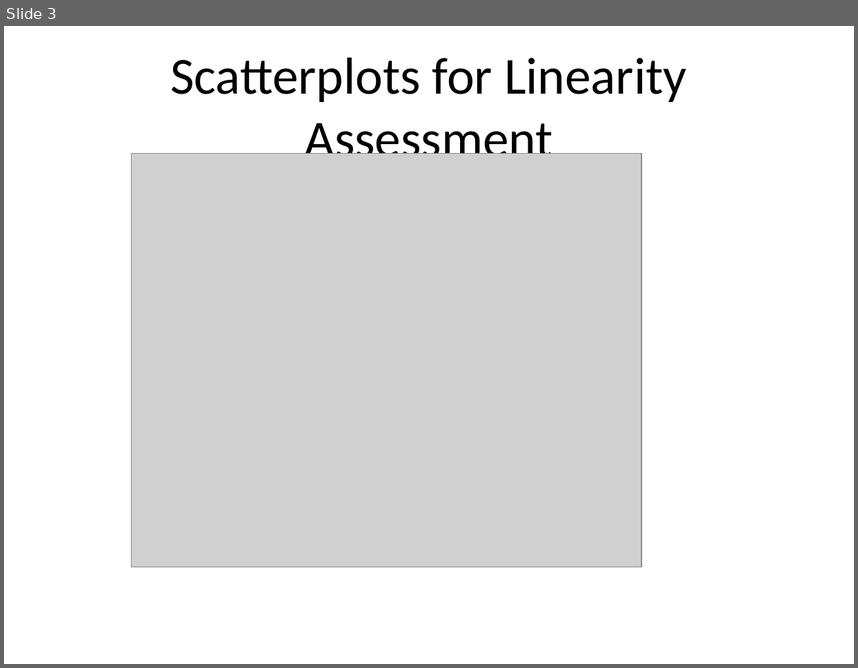
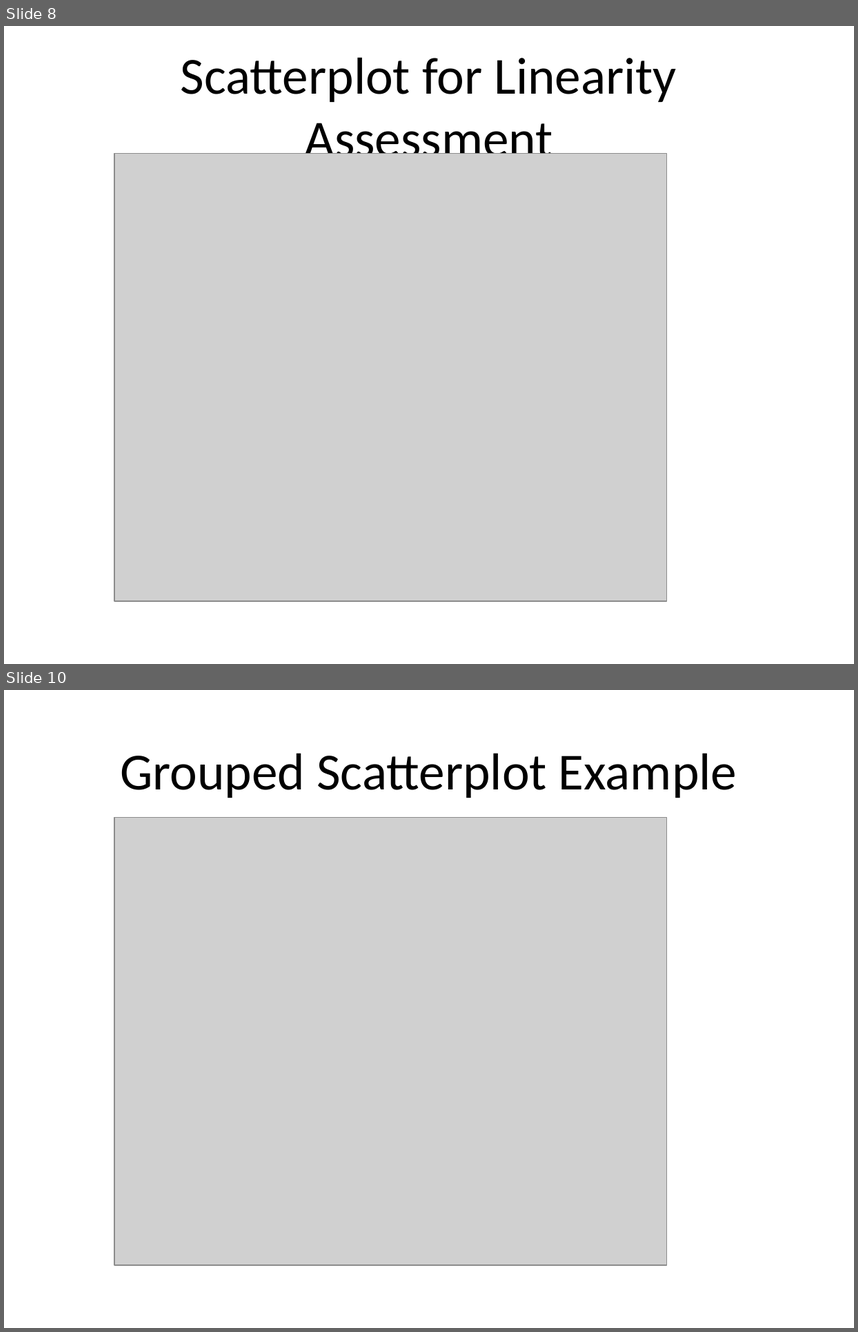
Before and after one commit to dustinpluta/STAT7630_Spring2026, a slide deck: Course_Notes/EDA_in_Regression.pptx. Shown one above the other, each under a label of ours: slide 3 before the commit, slides 8 and 10 after it; the slides between them are not shown. The pictures are 858x668 and 858x1332 pixels, drawn with LibreOffice and Linux fonts; fonts in the diff are those of the drawing; grey boxes stand for pictures. Boxes give left, top, right and bottom in pixels: in the first picture for what was removed or moved away, otherwise in the second. Text is boxed around its words. In the diff, an @@ line names an element or a change of style, - is before the commit and + after.

```diff
--- a/Course_Notes/EDA_in_Regression.pptx
+++ b/Course_Notes/EDA_in_Regression.pptx
@@ slide 10 added at (x1=4, y1=690, x2=854, y2=1328), background #FFFFFF @@
@@ title added at (x1=120, y1=753, x2=737, y2=798), 44 pt, text #000000 @@
+Grouped Scatterplot Example
@@ picture added at (x1=114, y1=818, x2=667, y2=1265) @@
@@ what was slide 3 is now slide 8 @@
@@ slide 8 changed as well @@
@@ title at (x1=181, y1=57, x2=677, y2=169): text changed @@
-Scatterplots for Linearity Assessment
+Scatterplot for Linearity Assessment
@@ picture resized from (x1=132, y1=154, x2=642, y2=567) to (x1=114, y1=154, x2=667, y2=601) @@
```
Also in this commit, not shown: 6 other slides changed, 9 other slides added.
